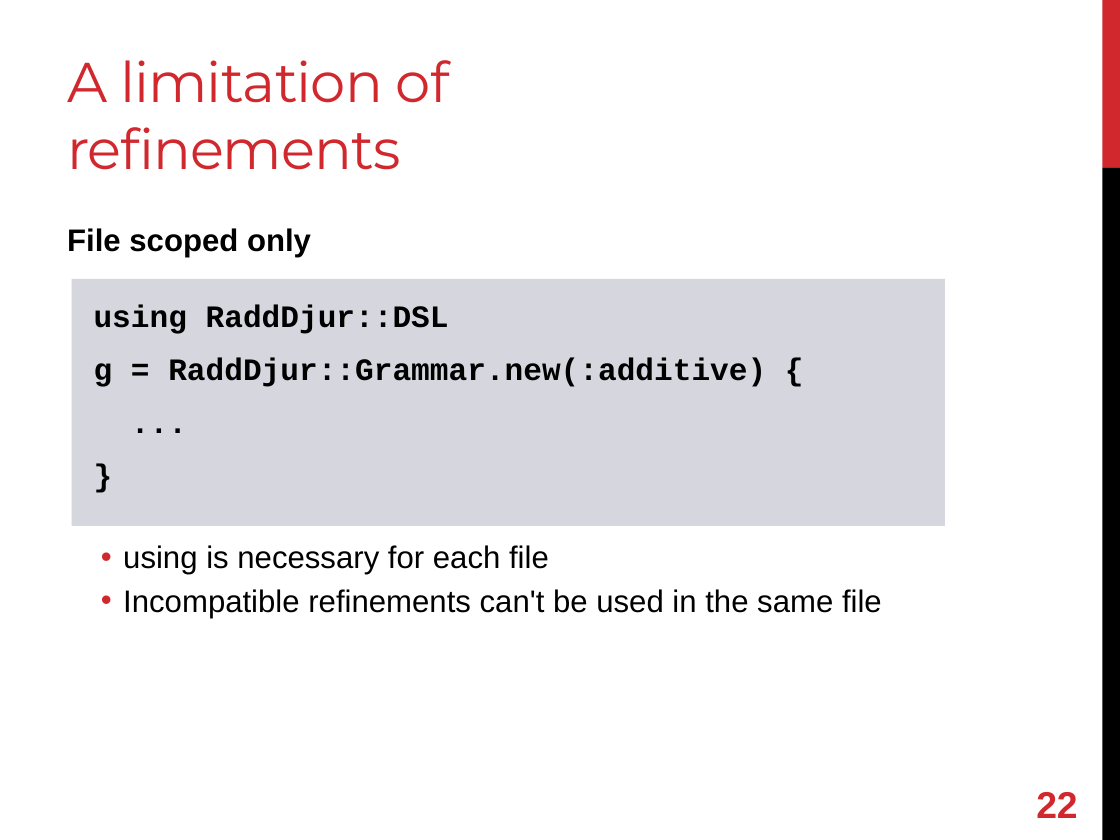
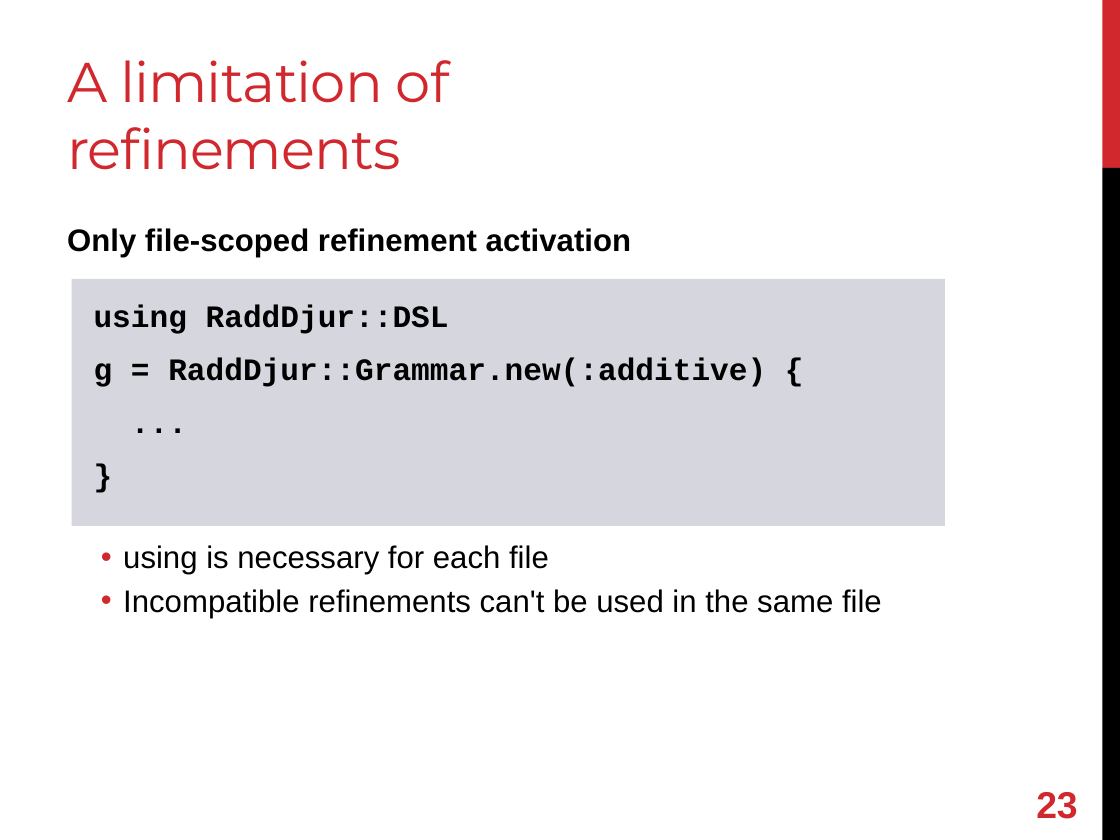
Before and after one commit to shugo/RubyKaigi2013, a slide deck: slide 24 of refining_refinements.pptx (slide 23 before the commit). Drawn at 1120x840 pixels with LibreOffice and Linux fonts; fonts in the diff are those of the drawing. Boxes give left, top, right and bottom in pixels: in the first picture for what was removed or moved away, otherwise in the second. Text is boxed around its words. In the diff, an @@ line names an element or a change of style, - is before the commit and + after.

Commit message:
updated.

```diff
--- a/refining_refinements.pptx
+++ b/refining_refinements.pptx
@@ text at (67, 228, 631, 257): text changed @@
-File scoped only
+Only file-scoped refinement activation
@@ page number at (1036, 792, 1077, 819): text changed @@
-22
+23
```
Also in this commit, not shown: 1 other slide changed, 1 slide added.
